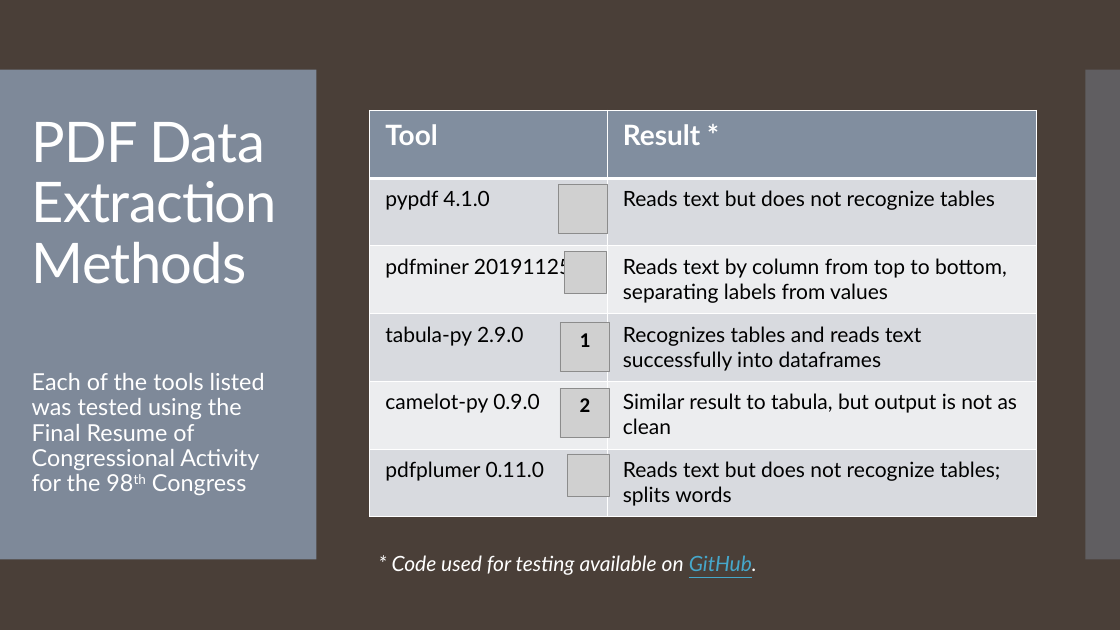
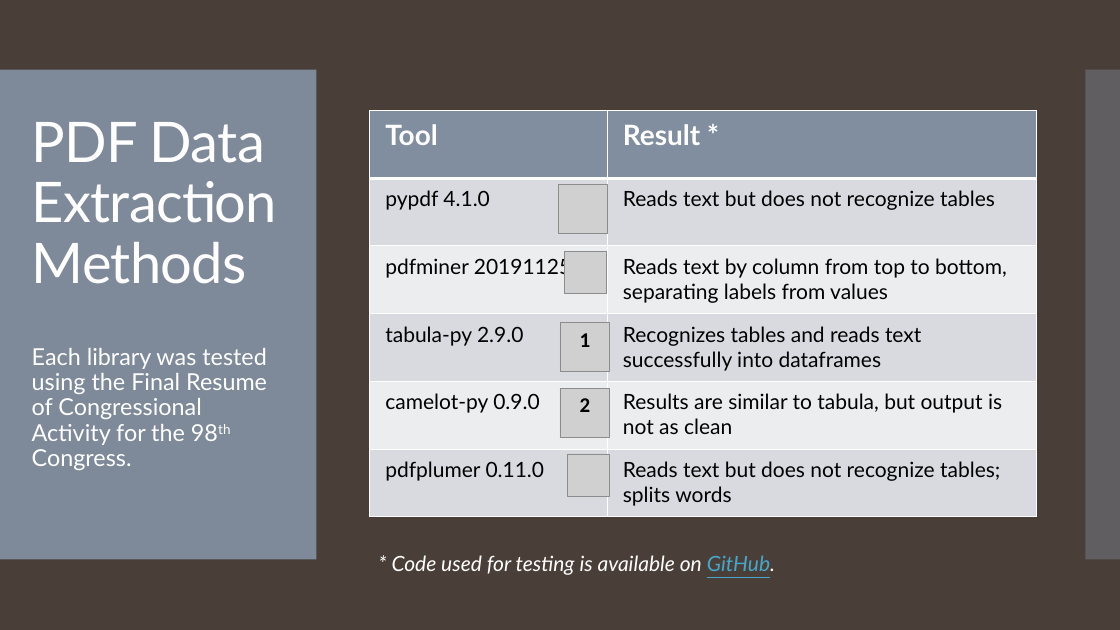
Before and after one commit to tamimcm416/congressional_data_scrape, a slide deck: slide 7 of Data Scrape and Validation Presentation.pptx. Drawn at 1120x630 pixels with LibreOffice and Linux fonts; fonts in the diff are those of the drawing; grey boxes stand for pictures. Boxes give left, top, right and bottom in pixels: in the first picture for what was removed or moved away, otherwise in the second. Text is boxed around its words. In the diff, an @@ line names an element or a change of style, - is before the commit and + after.

```diff
--- a/Data Scrape and Validation Presentation.pptx
+++ b/Data Scrape and Validation Presentation.pptx
@@ table at [370,110,1037,517] @@
-row 5, column 2: Similar result to tabula, but output is not as clean
+row 5, column 2: Results are similar to tabula, but output is not as clean
@@ text at [32,348,267,470]: text changed @@
-Each of the tools listed was tested using the Final Resume of Congressional Activity for the 98th Congress
+Each library was tested using the Final Resume of Congressional Activity for the 98th Congress.
@@ text at [392,555,775,575]: text changed @@
-* Code used for testing available on GitHub.
+* Code used for testing is available on GitHub.
```
Also in this commit, not shown: 4 other slides changed, 4 slides added.
